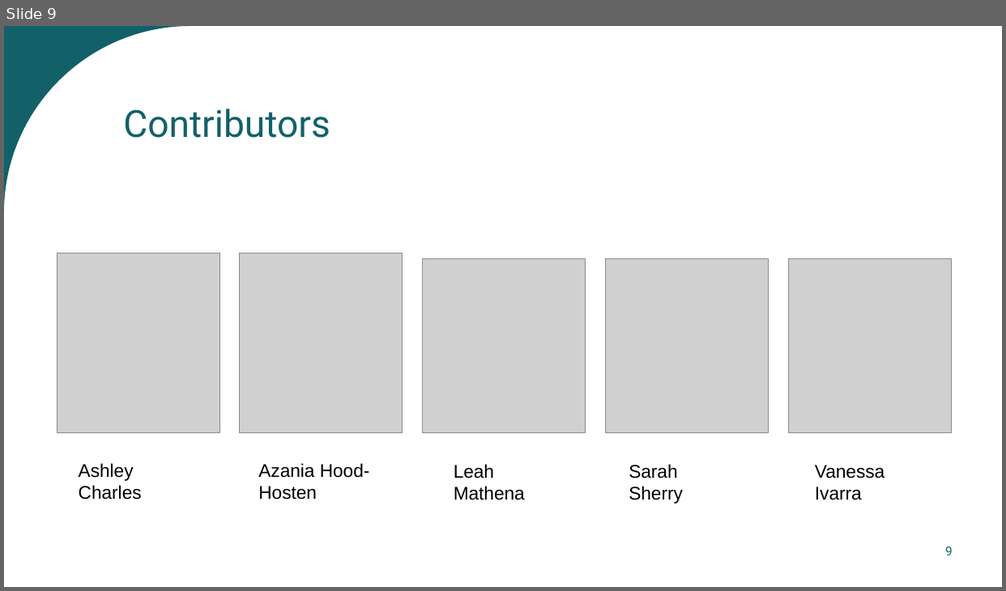
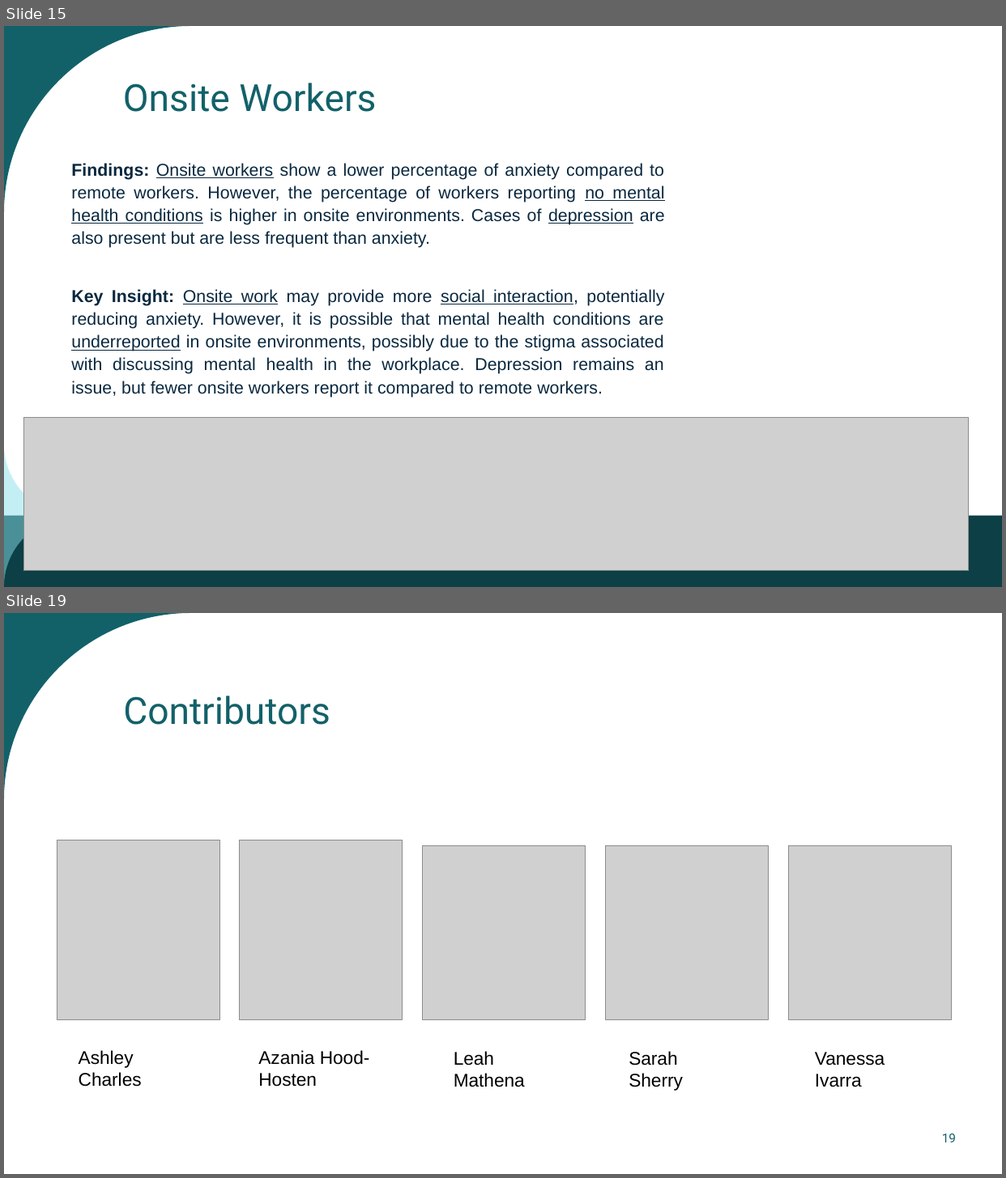
Before and after one commit to AzaniaHH/Project-3, a slide deck: Mental Health presentation.pptx. Shown one above the other, each under a label of ours: slide 9 before the commit, slides 15 and 19 after it; the slides between them are not shown. The pictures are 1006x591 and 1006x1178 pixels, drawn with LibreOffice and Linux fonts; fonts in the diff are those of the drawing; grey boxes stand for pictures. Boxes give left, top, right and bottom in pixels: in the first picture for what was removed or moved away, otherwise in the second. Text is boxed around its words. In the diff, an @@ line names an element or a change of style, - is before the commit and + after.

```diff
--- a/Mental Health presentation.pptx
+++ b/Mental Health presentation.pptx
@@ slide 15 added at bbox=[4, 26, 1002, 587], background #FFFFFF; not listed: 1 template element that a slide beside it also shows @@
@@ title added at bbox=[123, 83, 376, 112], 36 pt, text #126169 @@
+Onsite Workers
@@ text added at bbox=[71, 163, 665, 398], 16.6 pt, text #09283F @@
+Findings: Onsite workers show a lower percentage of anxiety compared to remote workers. However, the percentage of workers reporting no mental health conditions is higher in onsite environments. Cases of depression are also present but are less frequent than anxiety.
+Key Insight: Onsite work may provide more social interaction, potentially reducing anxiety. However, it is possible that mental health conditions are underreported in onsite environments, possibly due to the stigma associated with discussing mental health in the workplace. Depression remains an issue, but fewer onsite workers report it compared to remote workers.
@@ picture added at bbox=[23, 417, 968, 571] @@
@@ freeform shape added at bbox=[4, 445, 76, 587], fill #89E1EB at 50% opacity @@
@@ rectangle added at bbox=[4, 515, 1002, 587], fill #0C4046 @@
@@ what was slide 9 is now slide 19 @@
@@ page number at bbox=[942, 1134, 956, 1143]: text changed @@
-9
+19
```
Also in this commit, not shown: 2 slides changed, 14 other slides added, 5 slides removed.
